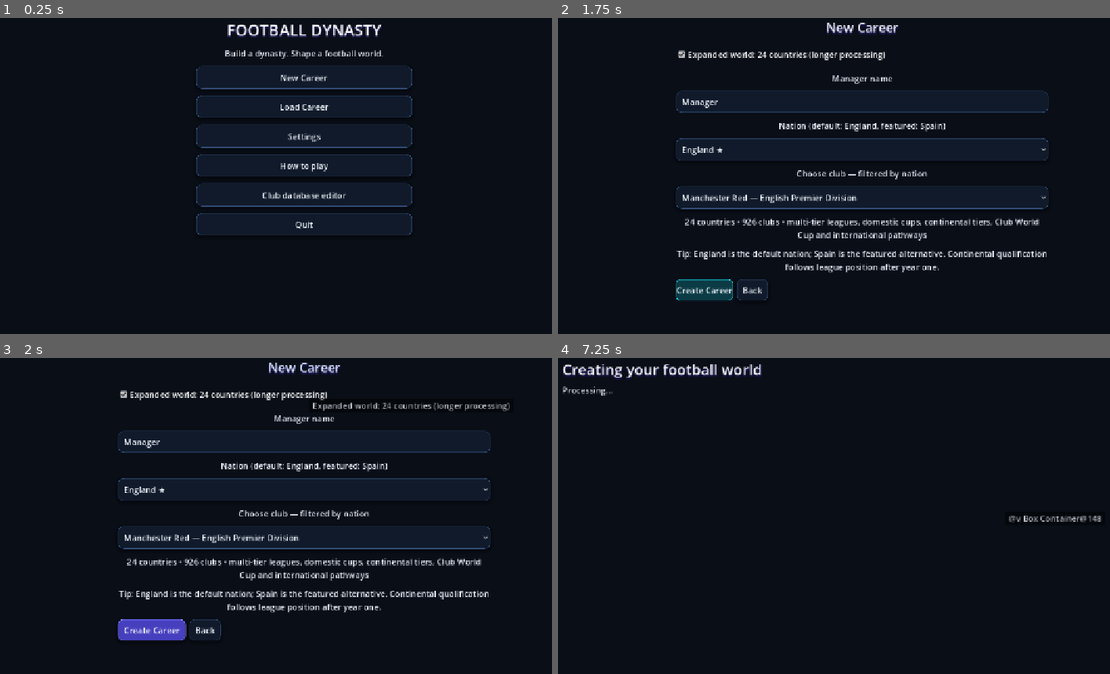
Above: before the commit, frames 1-4 (two rows, left to right).
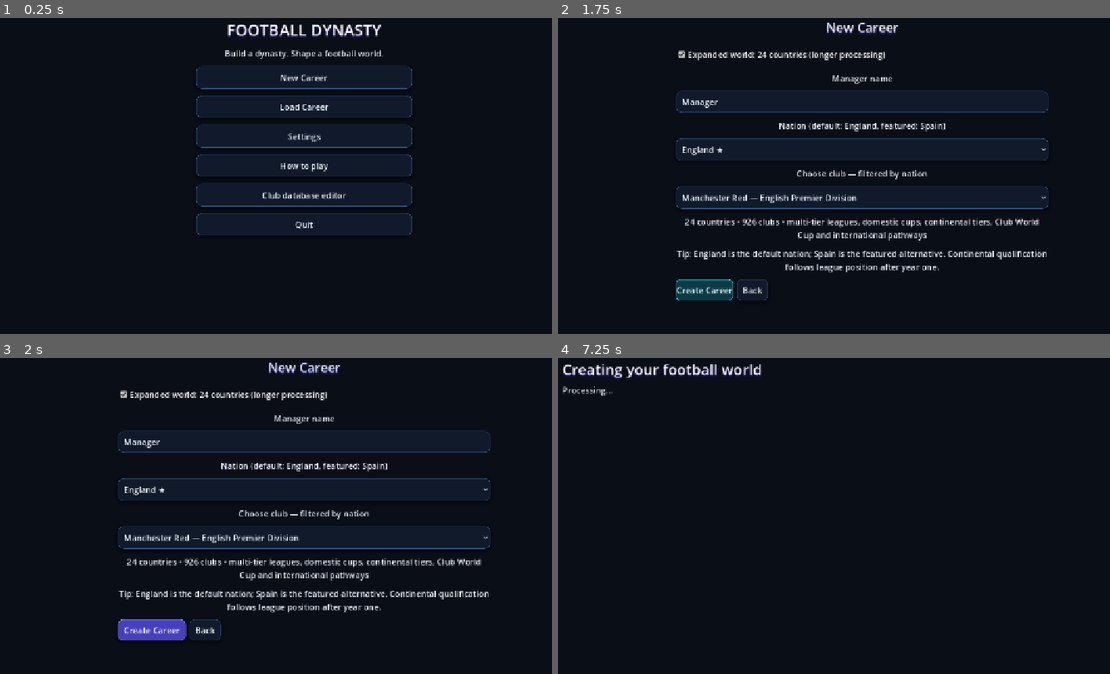
Above: after the commit, the same moments.

Repository: eghosa001/football-manager
Game: Godot game, scene res://game/scenes/career_app.tscn
Same seed, same stepped clock (60 frames per second), same inputs: the game is played once before the commit and once after it.
Inputs (mouse positions are in pixels of both pictures, inside the frame that each line leads up to):
- Up to frame 1 (0.25 s): no input
- Up to frame 2 (1.75 s): click "New Career" at 0.5 s; click "Expanded world: 12 countries …" at 1.25 s
- Up to frame 3 (2 s): no input
- Up to frame 4 (7.25 s): click "Expanded world: 24 countries …" at 2 s; click "England ★" at 2.75 s; click "Manchester Red — English Prem…" at 3.5 s; click "Germany ◆" at 4.25 s; click "Munich Red — German First Div…" at 5 s; click "Create Career" at 5.75 s; tap Enter at 6.5 s; move the mouse to (999, 506) at 6.52 s

Frames 1-2 are identical in both runs. In frame 3, 0.4% of the frame differs, in the area x 56-93%, y 12-17%; in frame 4, 0.2%.

Commit message:
Use registry-compatible search analysis and management runtimes

Diff:
--- a/project.godot
+++ b/project.godot
@@ -11,11 +11,11 @@
 
 [autoload]
 PolishRuntime="*res://game/polish/polish_runtime.gd"
-CompletionRuntime="*res://game/polish/completion_runtime.gd"
+CompletionRuntime="*res://game/polish/completion_runtime_compat.gd"
 TacticsRuntime="*res://game/polish/tactics_runtime.gd"
-SearchRuntime="*res://game/polish/search_runtime.gd"
+SearchRuntime="*res://game/polish/search_runtime_compat.gd"
 MatchHudRuntime="*res://game/polish/match_hud_runtime.gd"
-ManagementRuntime="*res://game/polish/management_runtime.gd"
+ManagementRuntime="*res://game/polish/management_runtime_compat.gd"
 CareerControlsRuntime="*res://game/polish/career_controls_runtime.gd"
 GraphicsRuntime="*res://game/polish/graphics_runtime.gd"
 SquadRuntime="*res://game/polish/squad_runtime.gd"
